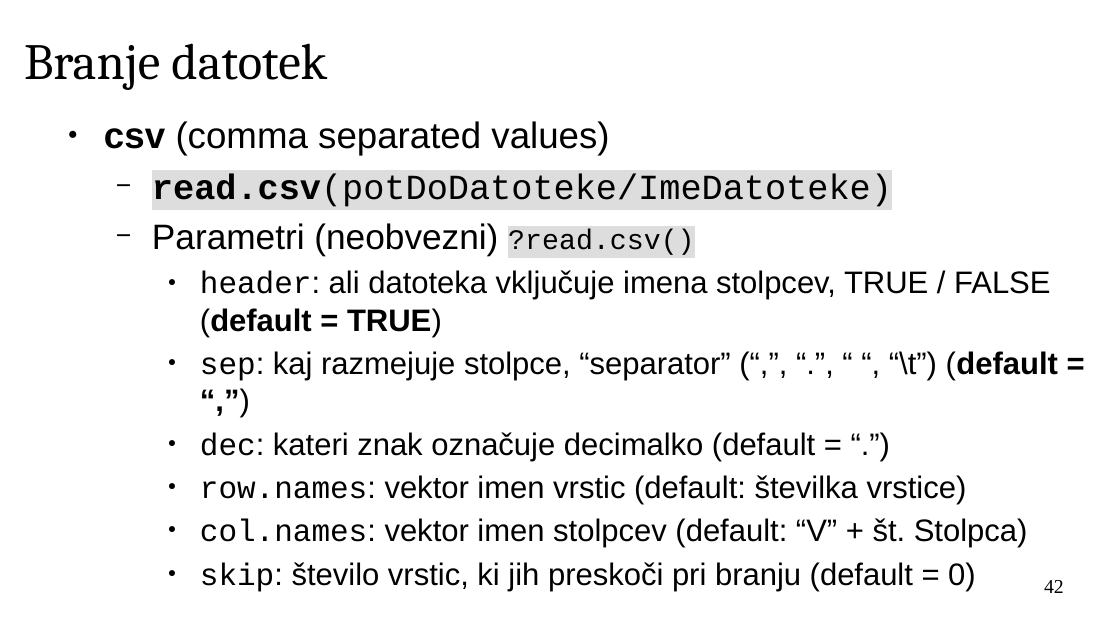
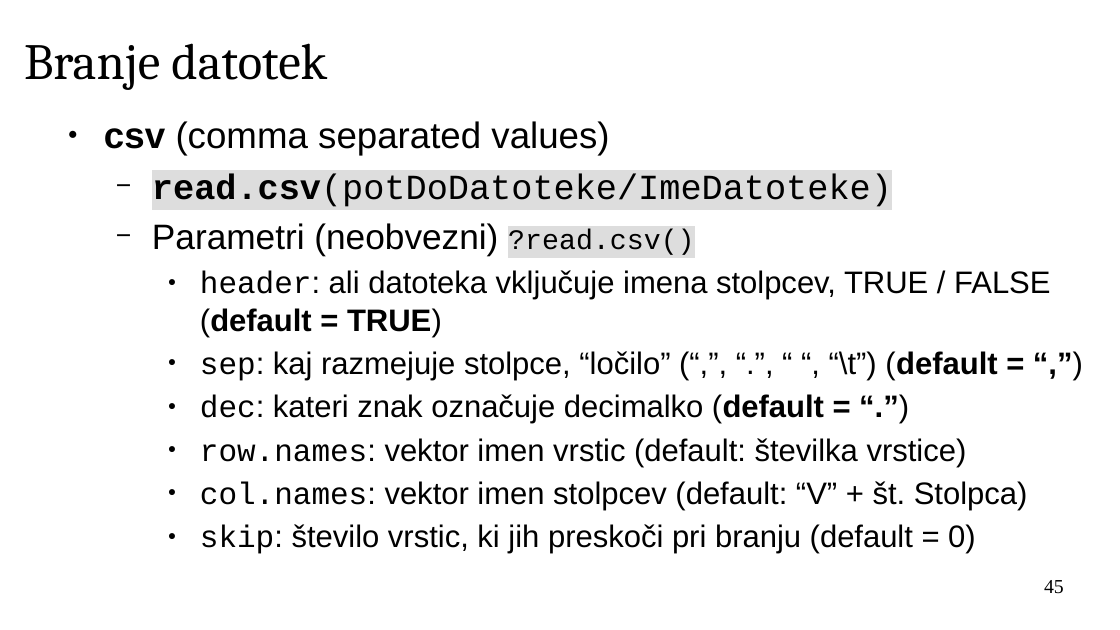
Before and after one commit to janaobsteter/R_tecaj, a slide deck: slide 45 of ModulA/IT_Rtecaj_ModulA.odp (slide 42 before the commit). Drawn at 1120x630 pixels with LibreOffice and Linux fonts; fonts in the diff are those of the drawing; background and template pictures are left out. Boxes give left, top, right and bottom in pixels: in the first picture for what was removed or moved away, otherwise in the second. Text is boxed around its words. In the diff, an @@ line names an element or a change of style, - is before the commit and + after.

```diff
--- a/ModulA/IT_Rtecaj_ModulA.odp
+++ b/ModulA/IT_Rtecaj_ModulA.odp
@@ text at (200,351,997,381): text changed @@
-    ● sep: kaj razmejuje stolpce, “separator” (“,”, “.”, “ “, “\t”) (default = “,”)
+    ● sep: kaj razmejuje stolpce, “ločilo” (“,”, “.”, “ “, “\t”) (default = “,”)
@@ text at (200,394,824,424): bold on in "(default = “.”)" @@
@@ page number at (1044,580,1064,594): text changed @@
-42
+45
```
Also in this commit, not shown: 5 other slides changed, 10 slides added, 1 slide removed, 7 other files.
